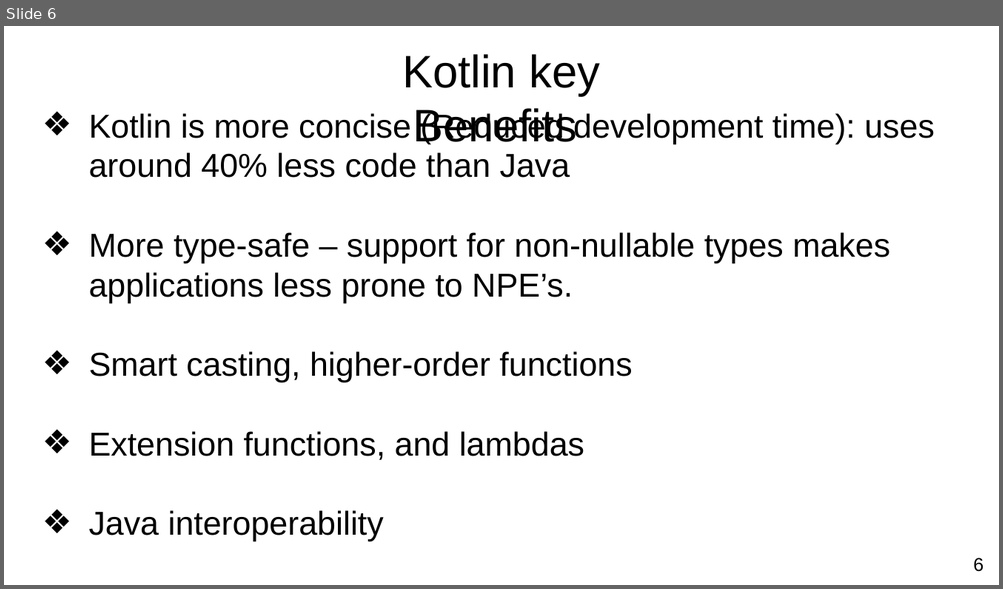
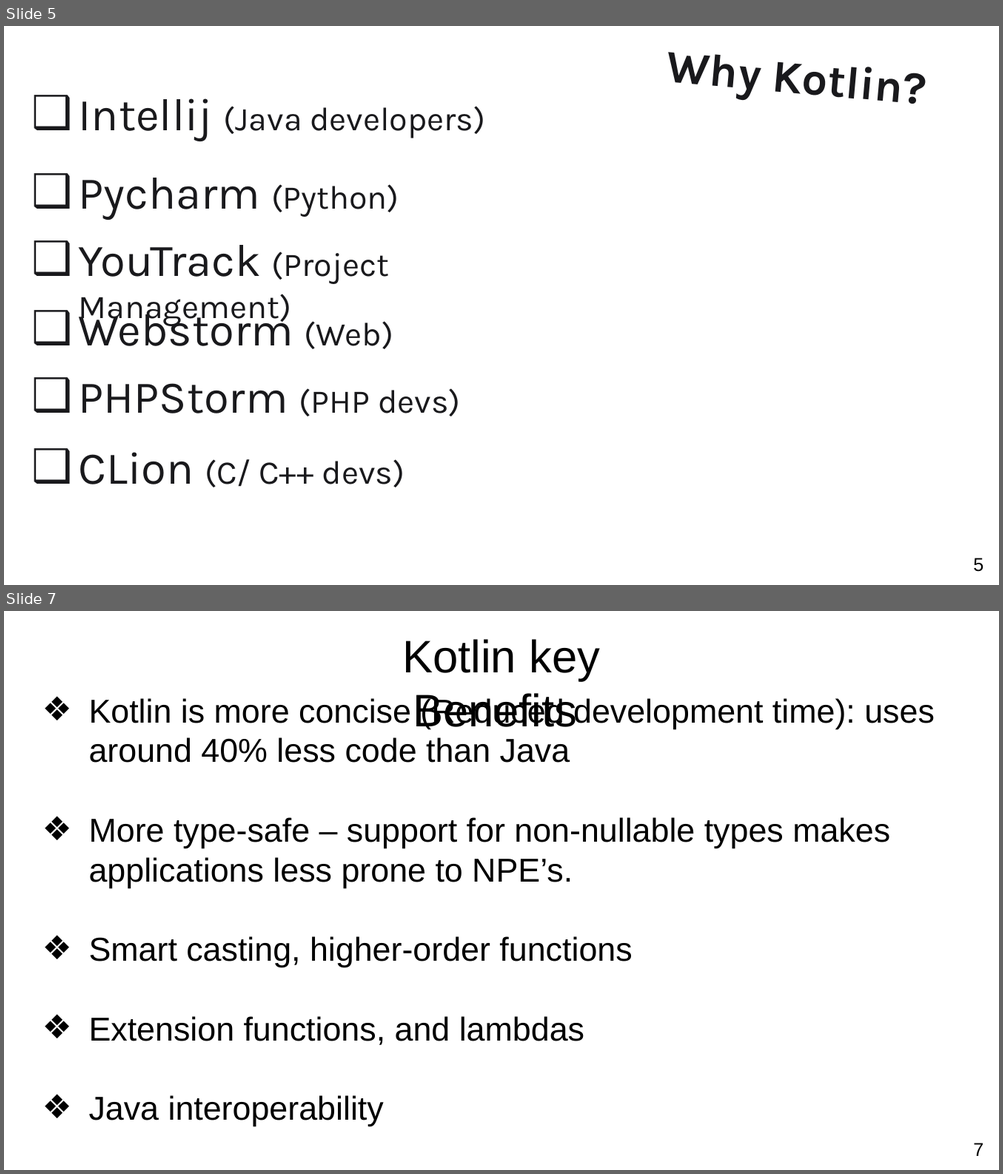
Before and after one commit to Egovictorc/dit, a slide deck: SUM_2025/Advanced_Programming/Kotlin_Java_Replacement_in_Android.pptx. Shown one above the other, each under a label of ours: slide 6 before the commit, slides 5 and 7 after it; the slides between them are not shown. The pictures are 1003x589 and 1003x1174 pixels, drawn with LibreOffice and Linux fonts; fonts in the diff are those of the drawing; background and template pictures are left out. Boxes give left, top, right and bottom in pixels: in the first picture for what was removed or moved away, otherwise in the second. Text is boxed around its words. In the diff, an @@ line names an element or a change of style, - is before the commit and + after.

```diff
--- a/SUM_2025/Advanced_Programming/Kotlin_Java_Replacement_in_Android.pptx
+++ b/SUM_2025/Advanced_Programming/Kotlin_Java_Replacement_in_Android.pptx
@@ slide 5 added at box(4, 26, 999, 585), background picture (left out) @@
@@ text added at box(666, 52, 925, 104), 44 pt, text #19191C, bold @@
+Why Kotlin?
@@ text added at box(79, 99, 485, 141), 32 pt, text #19191C @@
+❑ Intellij (Java developers)
@@ text added at box(79, 178, 399, 220), 32 pt, text #19191C @@
+❑ Pycharm (Python)
@@ text added at box(79, 245, 389, 326), 32 pt, text #19191C @@
+❑ YouTrack (Project Management)
@@ text added at box(79, 305, 393, 349), 44 pt, text #19191C @@
+❑ Webstorm (Web)
@@ text added at box(79, 383, 460, 417), 32 pt, text #19191C @@
+❑ PHPStorm (PHP devs)
@@ text added at box(79, 452, 404, 488), 32 pt, text #19191C @@
+❑ CLion (C/ C++ devs)
@@ page number added at box(973, 558, 983, 572), 18 pt, text #000000 @@
+5
@@ what was slide 6 is now slide 7 @@
@@ page number at box(973, 1143, 983, 1156): text changed @@
-6
+7
```
Also in this commit, not shown: 3 slides changed, 2 other files.
